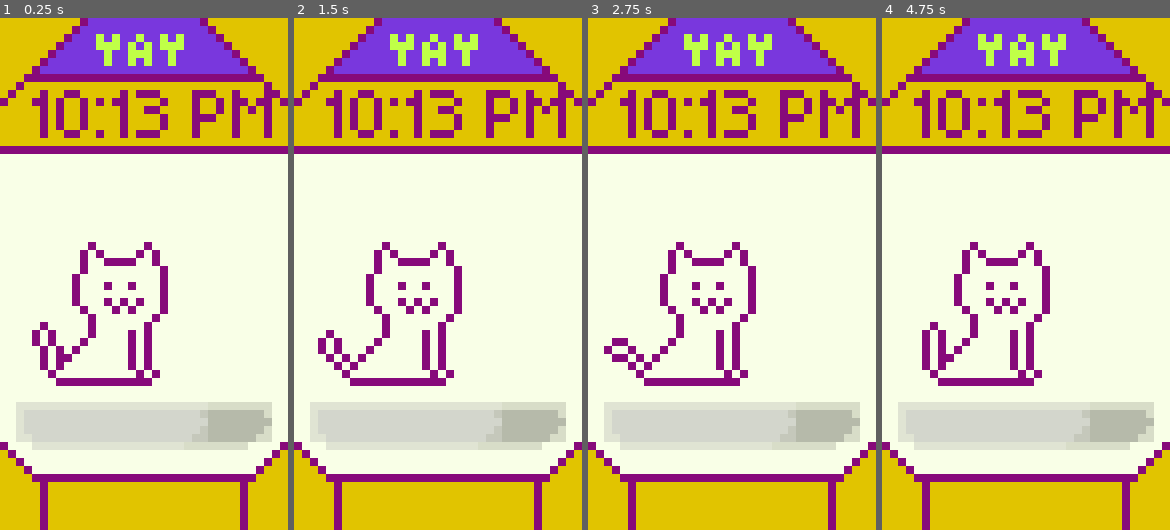
Above: before the commit, frames 1-4 (left to right).
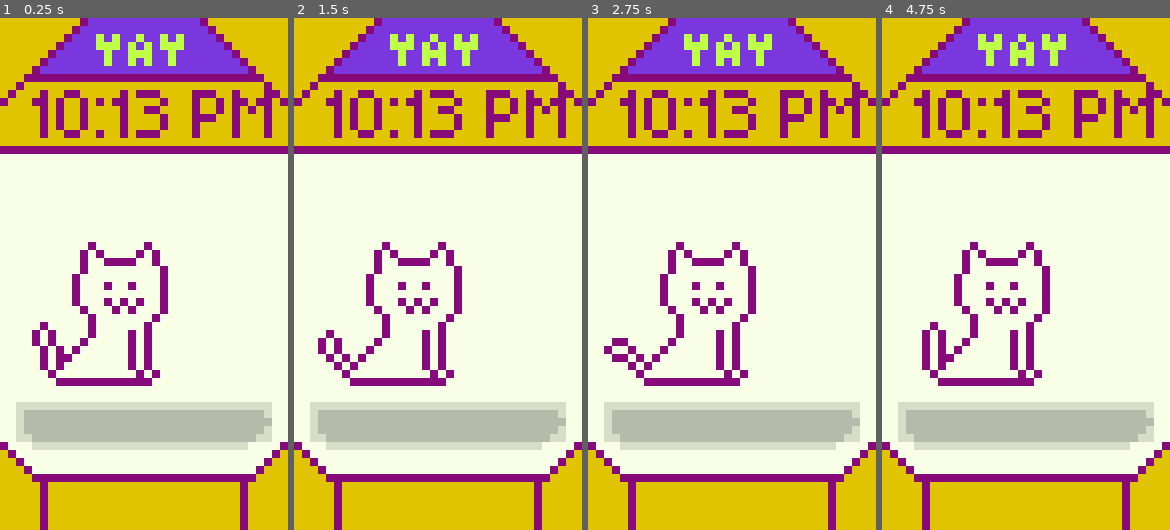
Above: after the commit, the same moments.

Repository: apollo-cool/tomakitty
Game: Godot game, scene res://scenes/main.tscn
Same seed, same stepped clock (60 frames per second), same inputs: the game is played once before the commit and once after it.
Inputs (mouse positions are in pixels of both pictures, inside the frame that each line leads up to):
- Up to frame 1 (0.25 s): no input
- Up to frame 2 (1.5 s): move the mouse to (501, 248) at 0.52 s; click (501, 248) at 0.67 s; move the mouse to (380, 299) at 1.27 s; click (380, 299) at 1.42 s
- Up to frame 3 (2.75 s): move the mouse to (760, 161) at 2.02 s; click (760, 161) at 2.17 s
- Up to frame 4 (4.75 s): move the mouse to (1011, 376) at 2.77 s; click (1011, 376) at 2.92 s; move the mouse to (1112, 350) at 3.52 s; click (1112, 350) at 3.67 s; tap Enter at 4.25 s; move the mouse to (939, 197) at 4.27 s; click (939, 197) at 4.42 s

The runs differ from the first frame. In frame 1, 3.8% of the frame differs, in the area x 8-73%, y 76-83%; in frame 2, 3.8%; in frame 3, 3.8%; in frame 4, 3.8%.

Commit message:
Removed old progressbar script and updated progressbar.gd

Diff:
--- a/progressbar.gd
+++ /dev/null
@@ -1,16 +0,0 @@
-extends Node
-
-# Reference your UI nodes at the top of your script
-@onready var label: Label = $Label
-@onready var progress_bar: ProgressBar = $ProgressBar
-
-var current_value: int = 0
-
-func set_label(text: String) -> void:
-
-	label.text = text
-
-func set_value(value: int) -> void:
-	current_value = value
-	progress_bar.value = value
-	set_label(str(value))
--- a/scenes/main.tscn
+++ b/scenes/main.tscn
@@ -3,7 +3,7 @@
 [ext_resource type="Script" uid="uid://fv3q4gnb5wdg" path="res://scripts/main.gd" id="1_0wfyh"]
 [ext_resource type="PackedScene" uid="uid://3sdcsj5qit57" path="res://scenes/game.tscn" id="1_o5qli"]
 [ext_resource type="PackedScene" uid="uid://ckdwbel6dfyv3" path="res://scenes/time.tscn" id="3_sugp2"]
-[ext_resource type="Script" uid="uid://cyy13ax3c73ck" path="res://scenes/progress_bar.gd" id="4_jyhfs"]
+[ext_resource type="Script" uid="uid://cyy13ax3c73ck" path="res://scripts/progressbar.gd" id="4_jyhfs"]
 
 [node name="Main" type="Node" unique_id=1000122704]
 script = ExtResource("1_0wfyh")
--- a/scenes/progress_bar.gd
+++ /dev/null
@@ -1,5 +0,0 @@
-extends ProgressBar
-
-func _ready() -> void:
-	max_value = 10
-	value = 7
--- /dev/null
+++ b/scripts/progressbar.gd
@@ -0,0 +1,14 @@
+extends Node2D
+
+# Reference your UI nodes at the top of your script
+@onready var label: Label = %Label
+@onready var progress_bar: ProgressBar = %ProgressBar
+
+var current_value: float = 0
+
+func set_label(text: String) -> void:
+	label.text = text
+
+func set_value(value: float) -> void:
+	current_value = value
+	progress_bar.value = value
Not shown, removed: scenes/progress_bar.gd.uid
Not shown, added: scripts/progressbar.gd.uid
